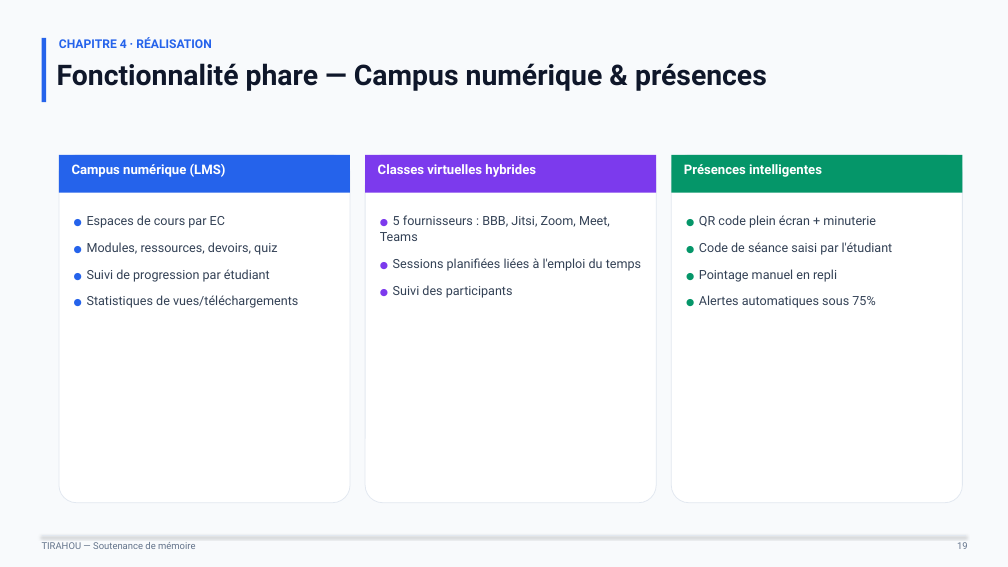
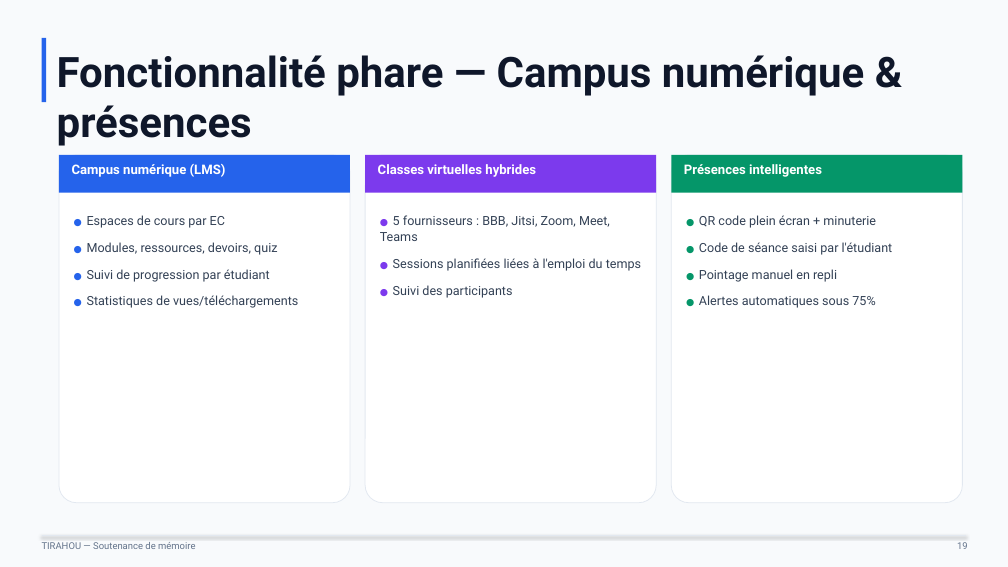
Before and after one commit to BabDIO/tirahou, a slide deck: slide 23 of TIRAHOU_Soutenance_Ali_Cisse.pptx (slide 19 before the commit). Drawn at 1008x567 pixels with LibreOffice and Linux fonts; fonts in the diff are those of the drawing. Boxes give left, top, right and bottom in pixels: in the first picture for what was removed or moved away, otherwise in the second. Text is boxed around its words. In the diff, an @@ line names an element or a change of style, - is before the commit and + after.

```diff
--- a/TIRAHOU_Soutenance_Ali_Cisse.pptx
+++ b/TIRAHOU_Soutenance_Ali_Cisse.pptx
@@ text "Fonctionnalité phare — Campus numérique ...": place and size @@
-text "Fonctionnalité phare — Campus numérique ..." at (57,63,767,91)
+text "Fonctionnalité phare — Campus numérique ..." at (57,55,864,146)
@@ text "Fonctionnalité phare — Campus numérique ..." at (57,55,864,146): size 27 to 40 pt @@
@@ text removed at (59,37,211,48) @@
-CHAPITRE 4 · RÉALISATION
```
Also in this commit, not shown: 25 other slides changed, 6 slides added, 2 slides removed, 45 other files.
